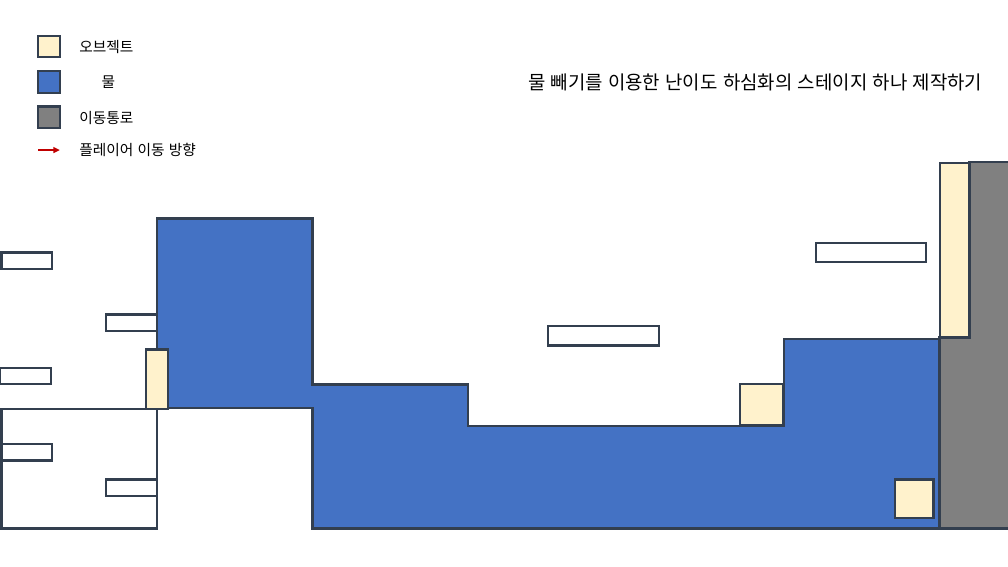
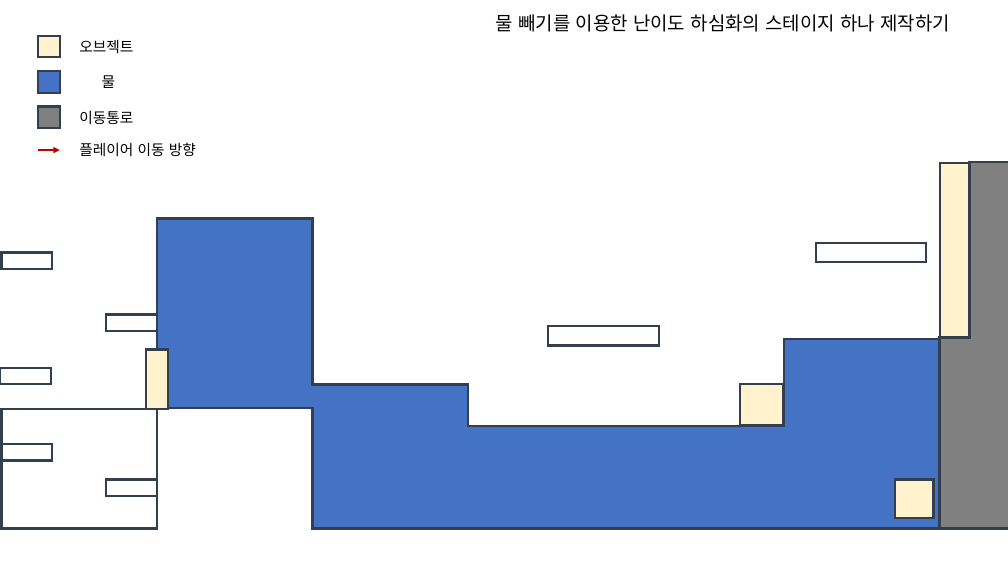
Before and after one commit to YDGYDGYDG/TeamHolyShit, a slide deck: slide 4 of 개인작업폴더/김나연/물행성.pptx. Drawn at 1008x567 pixels with LibreOffice and Linux fonts; fonts in the diff are those of the drawing. Boxes give left, top, right and bottom in pixels: in the first picture for what was removed or moved away, otherwise in the second. Text is boxed around its words. In the diff, an @@ line names an element or a change of style, - is before the commit and + after.

Commit message:
난이도 하 물 행성 제작완료

```diff
--- a/개인작업폴더/김나연/물행성.pptx
+++ b/개인작업폴더/김나연/물행성.pptx
@@ text "물 빼기를 이용한 난이도 하심화의 ..." moved from (x1=528, y1=73, x2=983, y2=91) to (x1=496, y1=14, x2=950, y2=32) @@
```
Also in this commit, not shown: 4 other files.
